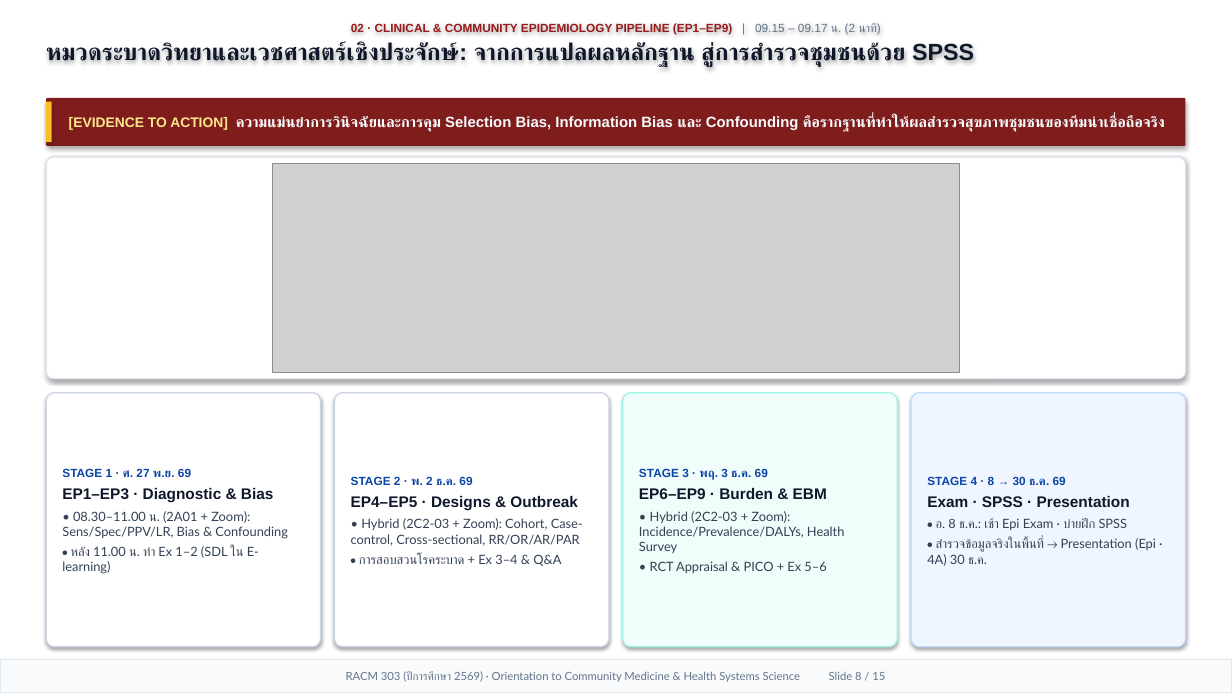
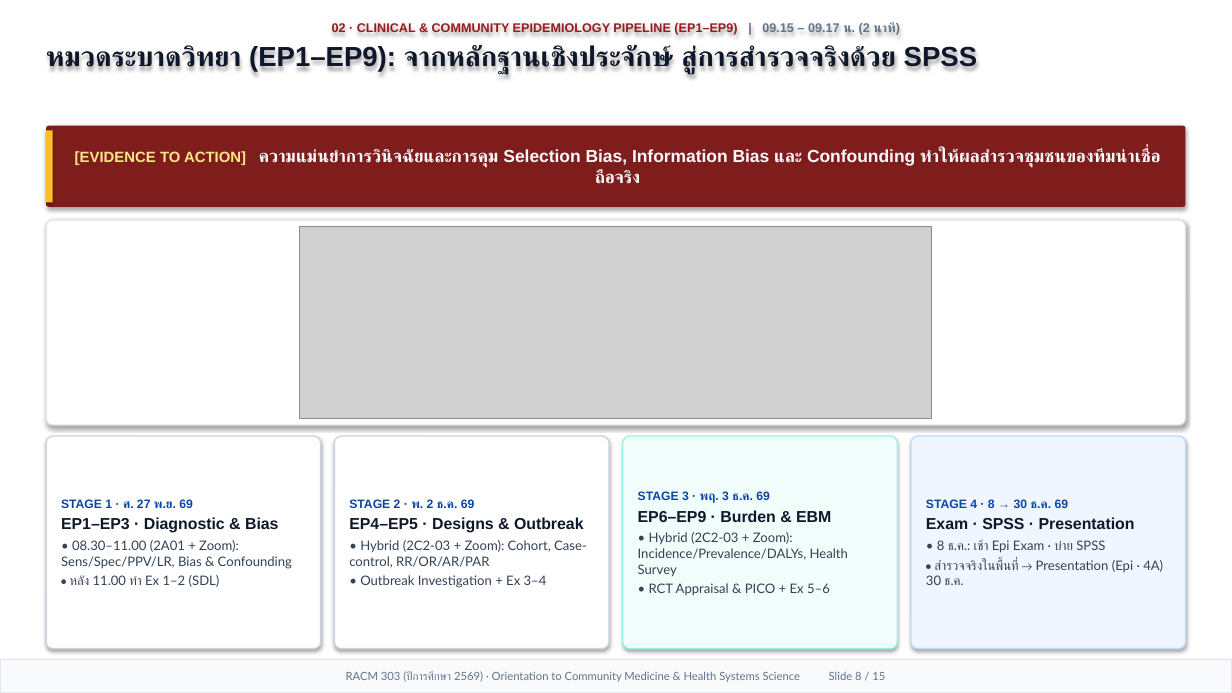
Before and after one commit to smartwoo/racm303-2569-faculty-member, a slide deck: slide 8 of exports/pptx/RACM303_2569_Orientation_Slides.pptx. Drawn at 1232x693 pixels with LibreOffice and Linux fonts; fonts in the diff are those of the drawing; grey boxes stand for pictures. Boxes give left, top, right and bottom in pixels: in the first picture for what was removed or moved away, otherwise in the second. Text is boxed around its words. In the diff, an @@ line names an element or a change of style, - is before the commit and + after.

Commit message:
feat(orientation): Apple Keynote 1/3 header + 2/3 Bento deck, HD original HSS figures with citations, and 6-form-factor responsive design

```diff
--- a/exports/pptx/RACM303_2569_Orientation_Slides.pptx
+++ b/exports/pptx/RACM303_2569_Orientation_Slides.pptx
@@ text at (x1=332, y1=23, x2=900, y2=36): size 9.2 to 9.8 pt in "02 · CLINICAL & COMMUNITY EPIDEMIOLOGY PIPELINE ..."; bold on in "| 09.15 – 09.17 น. (2 นาที)"; more space between paragraphs @@
@@ text at (x1=46, y1=45, x2=977, y2=74): text changed; size 18.2 to 21.5 pt @@
-หมวดระบาดวิทยาและเวชศาสตร์เชิงประจักษ์: จากการแปลผลหลักฐาน สู่การสำรวจชุมชนด้วย SPSS
+หมวดระบาดวิทยา (EP1–EP9): จากหลักฐานเชิงประจักษ์ สู่การสำรวจจริงด้วย SPSS
@@ rounded rectangle "[EVIDENCE TO ACTION] ความแม่นยำการวินิจฉัยและการคุม Selectio ..." resized from (x1=46, y1=98, x2=1186, y2=146) to (x1=46, y1=126, x2=1186, y2=207) @@
@@ rectangle resized from (x1=46, y1=102, x2=52, y2=142) to (x1=46, y1=130, x2=53, y2=202) @@
@@ text in rounded rectangle at (x1=75, y1=149, x2=1161, y2=184): text changed; size 11.6 to 13.6 pt @@
-[EVIDENCE TO ACTION] ความแม่นยำการวินิจฉัยและการคุม Selection Bias, Information Bias และ Confounding คือรากฐานที่ทำให้ผลสำรวจสุขภาพชุมชนของทีมน่าเชื่อถือจริง
+[EVIDENCE TO ACTION] ความแม่นยำการวินิจฉัยและการคุม Selection Bias, Information Bias และ Confounding ทำให้ผลสำรวจชุมชนของทีมน่าเชื่อถือจริง
@@ rounded rectangle resized from (x1=46, y1=157, x2=1186, y2=379) to (x1=46, y1=220, x2=1186, y2=425) @@
@@ picture resized from (x1=273, y1=164, x2=959, y2=372) to (x1=299, y1=226, x2=932, y2=419) @@
@@ rounded rectangle "STAGE 1 · ศ. 27 ..." resized from (x1=46, y1=393, x2=321, y2=647) to (x1=46, y1=436, x2=321, y2=649) @@
@@ rounded rectangle "STAGE 2 · พ. 2 ..." resized from (x1=335, y1=393, x2=609, y2=647) to (x1=335, y1=436, x2=609, y2=649) @@
@@ rounded rectangle "STAGE 3 · พฤ. 3 ..." resized from (x1=623, y1=393, x2=897, y2=647) to (x1=623, y1=436, x2=897, y2=649) @@
@@ rounded rectangle "STAGE 3 · พฤ. 3 ..." at (x1=623, y1=436, x2=897, y2=649): size 9.2 to 9.5 pt in "STAGE 3 · พฤ. 3 ธ.ค. 69"; size 12 to 12.4 pt in "EP6–EP9 · Burden & EBM"; size 10 to 10.2 pt in "• Hybrid (2C2-03 + Zoom): Incidence/Prevalence/DALYs, Health ...", "• RCT Appraisal & PICO + Ex ..."; less space between paragraphs @@
@@ rounded rectangle "STAGE 4 · 8 → ..." resized from (x1=911, y1=393, x2=1186, y2=647) to (x1=911, y1=436, x2=1186, y2=649) @@
@@ text in rounded rectangle at (x1=61, y1=499, x2=278, y2=533): size 9.2 to 9.5 pt in "STAGE 1 · ศ. 27 พ.ย. 69"; size 12 to 12.4 pt in "EP1–EP3 · Diagnostic & Bias"; less space between paragraphs @@
@@ text in rounded rectangle at (x1=349, y1=499, x2=584, y2=533): size 9.2 to 9.5 pt in "STAGE 2 · พ. 2 ธ.ค. 69"; size 12 to 12.4 pt in "EP4–EP5 · Designs & Outbreak"; less space between paragraphs @@
@@ text in rounded rectangle at (x1=926, y1=499, x2=1135, y2=529): size 9.2 to 9.5 pt in "STAGE 4 · 8 → 30 ธ.ค. ..."; size 12 to 12.4 pt in "Exam · SPSS · Presentation"; less space between paragraphs @@
@@ text in rounded rectangle at (x1=61, y1=540, x2=292, y2=587): text changed; size 10 to 10.2 pt @@
-• 08.30–11.00 น. (2A01 + Zoom): Sens/Spec/PPV/LR, Bias & Confounding
-• หลัง 11.00 น. ทำ Ex 1–2 (SDL ใน E-learning)
+• 08.30–11.00 (2A01 + Zoom): Sens/Spec/PPV/LR, Bias & Confounding
+• หลัง 11.00 ทำ Ex 1–2 (SDL)
@@ text in rounded rectangle at (x1=349, y1=540, x2=587, y2=588): text changed; size 10 to 10.2 pt @@
-• Hybrid (2C2-03 + Zoom): Cohort, Case-control, Cross-sectional, RR/OR/AR/PAR
-• การสอบสวนโรคระบาด + Ex 3–4 & Q&A
+• Hybrid (2C2-03 + Zoom): Cohort, Case-control, RR/OR/AR/PAR
+• Outbreak Investigation + Ex 3–4
@@ text in rounded rectangle at (x1=926, y1=540, x2=1163, y2=585): text changed; size 10 to 10.2 pt @@
-• อ. 8 ธ.ค.: เช้า Epi Exam · บ่ายฝึก SPSS
-• สำรวจข้อมูลจริงในพื้นที่ → Presentation (Epi · 4A) 30 ธ.ค.
+• 8 ธ.ค.: เช้า Epi Exam · บ่าย SPSS
+• สำรวจจริงในพื้นที่ → Presentation (Epi · 4A) 30 ธ.ค.
```
Also in this commit, not shown: 13 other slides changed, 1 slide added, 1 slide removed, 6 other files.
